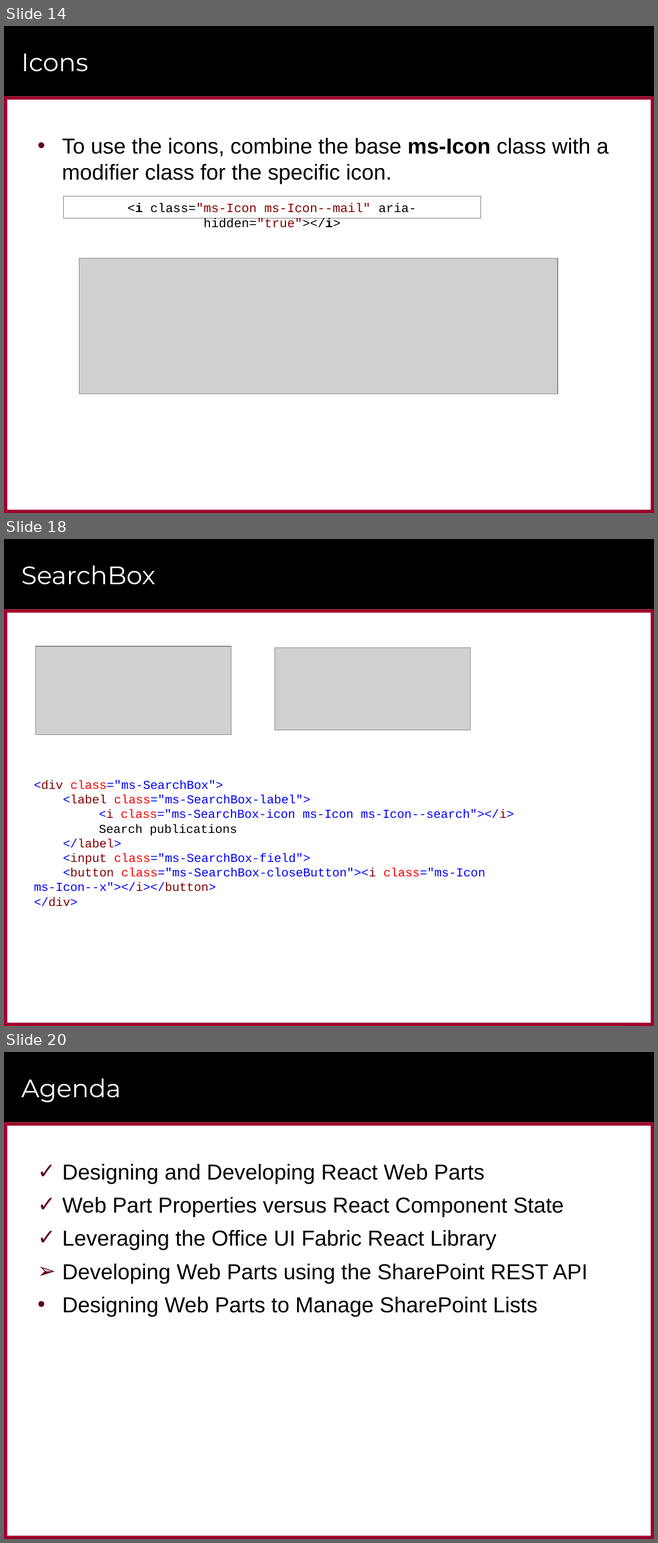
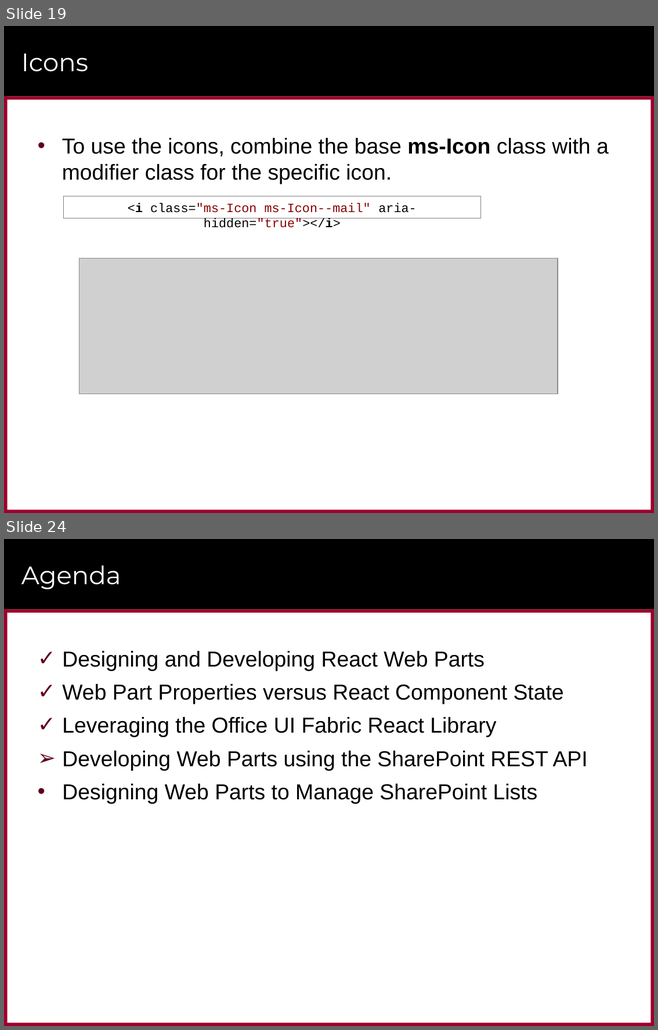
Before and after one commit to CriticalPathTraining/MSD365_Courseware, a slide deck: 05 ReactWebParts.pptx. Shown one above the other, each under a label of ours: slides 14, 18 and 20 before the commit, slides 19 and 24 after it; the slides between them are not shown. The pictures are 658x1543 and 658x1030 pixels, drawn with LibreOffice and Linux fonts; fonts in the diff are those of the drawing; grey boxes stand for pictures; background and template pictures are left out. Boxes give left, top, right and bottom in pixels: in the first picture for what was removed or moved away, otherwise in the second. Text is boxed around its words. In the diff, an @@ line names an element or a change of style, - is before the commit and + after.

```diff
--- a/05 ReactWebParts.pptx
+++ b/05 ReactWebParts.pptx
@@ slide 18 removed at bbox=[4, 539, 654, 1026], background #FFFFFF; not listed: 6 template elements that a slide beside it also shows @@
@@ title removed at bbox=[21, 565, 155, 585] @@
-SearchBox
@@ picture removed at bbox=[36, 646, 231, 734] @@
@@ picture removed at bbox=[275, 648, 470, 730] @@
@@ text removed at bbox=[34, 780, 514, 907] @@
-<div class="ms-SearchBox">
-<label class="ms-SearchBox-label">
-<i class="ms-SearchBox-icon ms-Icon ms-Icon--search"></i>
-Search publications
-</label>
-<input class="ms-SearchBox-field">
-<button class="ms-SearchBox-closeButton"><i class="ms-Icon ms-Icon--x"></i></button>
-</div>
@@ what was slide 14 is now slide 19 @@
@@ what was slide 20 is now slide 24 @@
```
Also in this commit, not shown: 5 slides changed, 24 slides added, 3 other slides removed, 4 other files.
